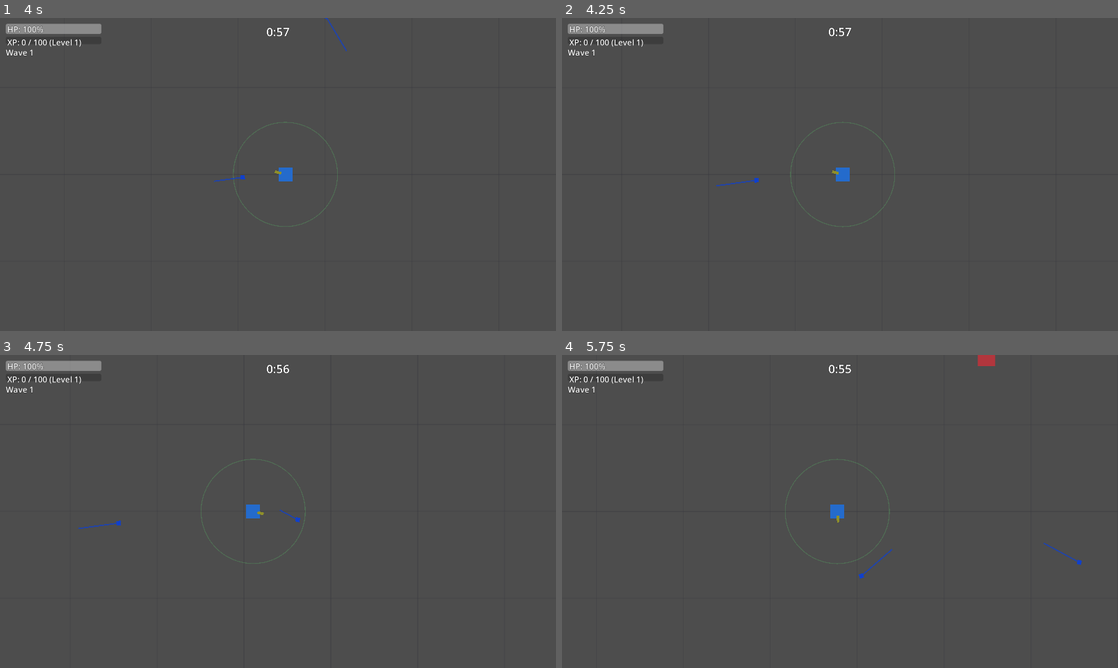
Above: before the commit, frames 1-4 (two rows, left to right).
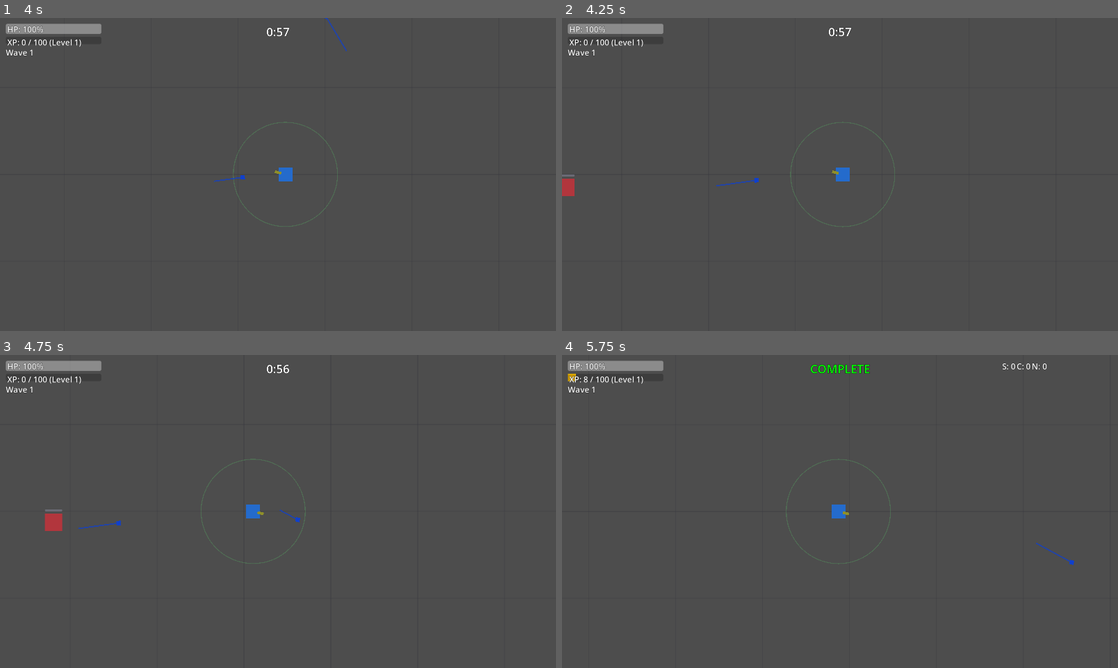
Above: after the commit, the same moments.

Repository: alanjayspector/scrap-survivor-godot
Game: Godot game, scene res://scenes/ui/character_selection.tscn
The game is run twice, just before and just after one commit, with the same random seed, the same clock (stepped at 60 frames per second) and the same inputs.
Inputs (mouse positions are in pixels of both pictures, inside the frame that each line leads up to):
- Up to frame 1 (4 s): click "Create Character" at 0.5 s; tap Enter at 1.25 s; move the mouse to (400, 158) at 1.27 s; hold D (move_right) 1.28-2 s; hold Shift 1.28-2 s; click (400, 158) at 1.42 s; drag from (166, 190) to (372, 158) at 2.02 s; move the mouse to (333, 105) at 2.77 s; hold D (move_right) 2.78-3.5 s; tap Ctrl at 2.85 s; drag from (250, 237) to (111, 127) at 3.52 s
- Up to frame 2 (4.25 s): no input
- Up to frame 3 (4.75 s): move the mouse to (444, 558) at 4.27 s; hold A (move_left) from 4.28 s (still down); hold 2 from 4.28 s (still down)
- Up to frame 4 (5.75 s): release A (move_left) at 5 s; release 2 at 5 s; click (840, 539) at 5 s, where only the run after the commit has a clickable "Next Wave"

Frame 1 is identical in both runs. In frame 2, 0.1% of the frame differs, in the area x 0-3%, y 50-57%; in frame 3, 0.2%; in frame 4, 0.8%, in the area x 1-94%, y 0-72%.

Commit message:
feat(combat): increase enemy density for genre parity (Phase 3.5)
Week 13 Phase 3.5: Enemy Density Fix
- Increase enemy count formula: 15 + (wave * 5) vs previous 5 + (wave * 3)
  - Wave 1: 8 → 20 enemies (2.5x increase)
  - Wave 2: 11 → 25 enemies
  - Wave 3: 14 → 30 enemies
  - Wave 5: 20 → 40 enemies
- Tighter spawn radius: 600-800px ring around player (not viewport edge)
- Addresses iOS testing feedback: "sparse, wandering to find enemies"

Changes:
- scripts/services/enemy_service.gd: Updated get_enemy_count_for_wave()
- scripts/systems/wave_manager.gd: Ring-based spawn positioning
- scripts/tests/enemy_service_test.gd: Updated test expectations

Rationale:
- 2000×2000 world with 8-14 enemies = only 3-7 visible (too sparse)
- Vampire Survivors: 60-80 enemies, Brotato: 30-50 enemies
- Mobile retention: 85% quit within 60s if "nothing happens"
- Target: 15-30 visible enemies for genre parity

🤖 Generated with [Claude Code](https://claude.com/claude-code)

Co-Authored-By: Claude <noreply@anthropic.com>

Diff:
--- a/scripts/services/enemy_service.gd
+++ b/scripts/services/enemy_service.gd
@@ -327,7 +327,9 @@
 
 ## Get enemy count for wave
 func get_enemy_count_for_wave(wave: int) -> int:
-	return 5 + (wave * 3)  # Wave 1 = 8, Wave 2 = 11, Wave 3 = 14
+	# Week 13 Phase 3.5: Increased density for genre parity (was 5 + wave*3)
+	# Vampire Survivors: 60-80 enemies, Brotato: 30-50, Previous: 8-14
+	return 15 + (wave * 5)  # Wave 1 = 20, Wave 2 = 25, Wave 3 = 30, Wave 4 = 35
 
 
 ## Get enemy HP multiplier for wave
--- a/scripts/systems/wave_manager.gd
+++ b/scripts/systems/wave_manager.gd
@@ -159,8 +159,8 @@
 
 
 func _get_random_spawn_position() -> Vector2:
-	# Spawn at edge of viewport (off-screen)
-	var viewport_size = get_viewport().get_visible_rect().size
+	# Week 13 Phase 3.5: Spawn in ring around player (600-800px) for tighter density
+	# Previous: Viewport edge spawning (too sparse in 2000×2000 world)
 	var player = get_tree().get_first_node_in_group("player")
 
 	if not player:
@@ -168,45 +168,13 @@
 
 	var player_pos = player.global_position
 
-	# Random edge (0=top, 1=right, 2=bottom, 3=left)
-	var edge = randi() % 4
-	var margin = 100  # pixels off-screen
-
-	match edge:
-		0:  # Top
-			return (
-				player_pos
-				+ Vector2(
-					randf_range(-viewport_size.x / 2, viewport_size.x / 2),
-					-viewport_size.y / 2 - margin
-				)
-			)
-		1:  # Right
-			return (
-				player_pos
-				+ Vector2(
-					viewport_size.x / 2 + margin,
-					randf_range(-viewport_size.y / 2, viewport_size.y / 2)
-				)
-			)
-		2:  # Bottom
-			return (
-				player_pos
-				+ Vector2(
-					randf_range(-viewport_size.x / 2, viewport_size.x / 2),
-					viewport_size.y / 2 + margin
-				)
-			)
-		3:  # Left
-			return (
-				player_pos
-				+ Vector2(
-					-viewport_size.x / 2 - margin,
-					randf_range(-viewport_size.y / 2, viewport_size.y / 2)
-				)
-			)
-
-	return player_pos  # Fallback
+	# Spawn in ring around player (just off-screen at ~600-800px)
+	# Viewport is ~1152×648 on mobile, so 600-800px is just beyond visible edge
+	var spawn_distance = randf_range(600, 800)
+	var spawn_angle = randf() * TAU  # Random angle (0 to 2π)
+	var offset = Vector2(cos(spawn_angle), sin(spawn_angle)) * spawn_distance
+
+	return player_pos + offset
 
 
 func _on_enemy_died(enemy_id: String, _drop_data: Dictionary, xp_reward: int) -> void:
--- a/scripts/tests/enemy_service_test.gd
+++ b/scripts/tests/enemy_service_test.gd
@@ -276,10 +276,10 @@
 	var wave2_count = EnemyService.get_enemy_count_for_wave(2)
 	var wave5_count = EnemyService.get_enemy_count_for_wave(5)
 
-	# Assert
-	assert_eq(wave1_count, 8, "Wave 1 should have 8 enemies (5 + 3)")
-	assert_eq(wave2_count, 11, "Wave 2 should have 11 enemies (5 + 6)")
-	assert_eq(wave5_count, 20, "Wave 5 should have 20 enemies (5 + 15)")
+	# Assert (Week 13 Phase 3.5: Increased density for genre parity)
+	assert_eq(wave1_count, 20, "Wave 1 should have 20 enemies (15 + 5)")
+	assert_eq(wave2_count, 25, "Wave 2 should have 25 enemies (15 + 10)")
+	assert_eq(wave5_count, 40, "Wave 5 should have 40 enemies (15 + 25)")
 
 
 func test_wave_scaling_increases_enemy_hp() -> void:
